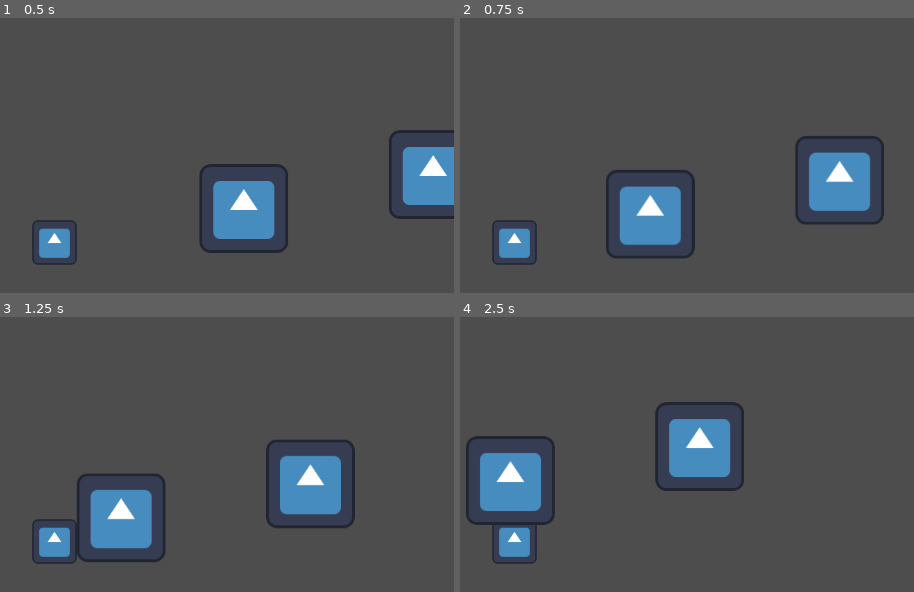
Above: before the commit, frames 1-4 (two rows, left to right).
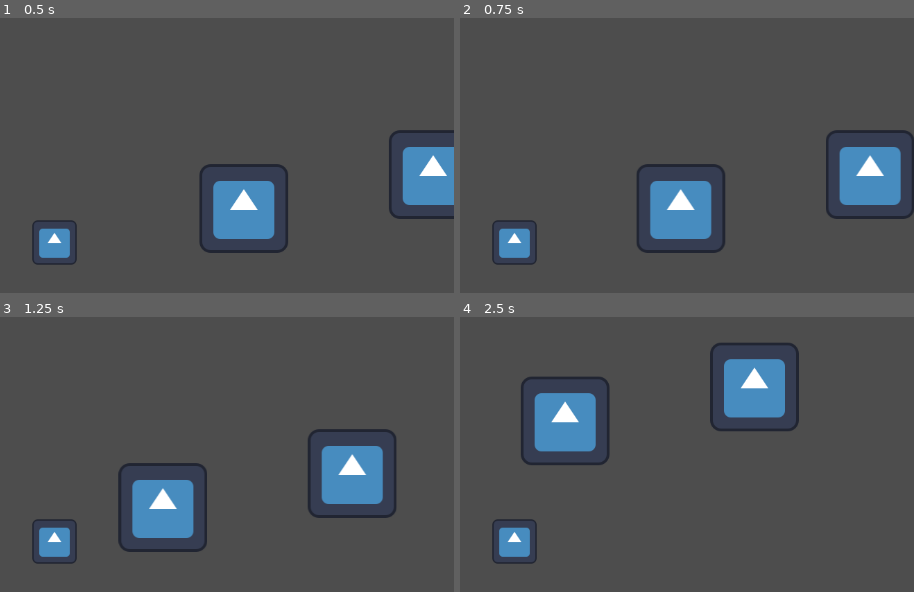
Above: after the commit, the same moments.

Repository: youknowedo/parasito
Game: Godot game, scene res://scenes/levels/Test.tscn
Two runs of this game, one before a commit and one after it. Both use one fixed random seed, a clock stepped at 60 frames per second and the inputs below. The engine's default icon, where the game draws it, is replaced by a stand-in: a white triangle on a blue panel in a dark square.
Inputs (mouse positions are in pixels of both pictures, inside the frame that each line leads up to):
- Up to frame 1 (0.5 s): no input
- Up to frame 2 (0.75 s): tap Enter at 0.5 s; move the mouse to (691, 218) at 0.52 s; hold D (moveRight, bound only before the commit) from 0.53 s (still down); click (691, 218) at 0.6 s
- Up to frame 3 (1.25 s): keep holding D (moveRight, bound only before the commit); right-click (231, 517) at 0.8 s
- Up to frame 4 (2.5 s): move the mouse to (outside the picture) at 1.27 s; release D (moveRight, bound only before the commit) at 1.28 s; hold S (moveDown, bound only before the commit) 1.28-2.03 s; right-click (outside the picture) at 1.35 s; tap E (tertiary_action, bound only after the commit) at 1.55, 2.1 s; move the mouse to (596, 443) at 2.02 s; hold D (moveRight, bound only before the commit) from 2.03 s (still down); click (596, 443) at 2.3 s

Frame 1 is identical in both runs. In frame 2, 9.3% of the frame differs, in the area x 32-100%, y 40-88%; in frame 3, 11%; in frame 4, 14%, in the area x 1-75%, y 9-76%.

Commit message:
wip: host actions

Diff:
--- a/project.godot
+++ b/project.godot
@@ -12,7 +12,7 @@
 
 config/name="parasito"
 run/main_scene="res://scenes/levels/Test.tscn"
-config/features=PackedStringArray("4.2", "Forward Plus")
+config/features=PackedStringArray("4.3", "Forward Plus")
 config/icon="res://icon.svg"
 
 [dotnet]
@@ -21,37 +21,42 @@
 
 [input]
 
-moveLeft={
+move_left={
 "deadzone": 0.5,
-"events": [Object(InputEventKey,"resource_local_to_scene":fa …(171 unchanged characters)… keycode":65,"key_label":0,"unicode":97,"echo":false,"script":null)
-, Object(InputEventKey,"resource_local_to_scene":false,"reso …(166 unchanged characters)… ode":4194319,"key_label":0,"unicode":0,"echo":false,"script":null)
+"events": [Object(InputEventKey,"resource_local_to_scene":fa …(171 unchanged characters)… keycode":65,"key_label":0,"unicode":97,"location":0,"echo":false,"script":null)
+, Object(InputEventKey,"resource_local_to_scene":false,"reso …(166 unchanged characters)… ode":4194319,"key_label":0,"unicode":0,"location":0,"echo":false,"script":null)
 ]
 }
-moveRight={
+move_right={
 "deadzone": 0.5,
-"events": [Object(InputEventKey,"resource_local_to_scene":fa …(172 unchanged characters)… eycode":68,"key_label":0,"unicode":100,"echo":false,"script":null)
-, Object(InputEventKey,"resource_local_to_scene":false,"reso …(166 unchanged characters)… ode":4194321,"key_label":0,"unicode":0,"echo":false,"script":null)
+"events": [Object(InputEventKey,"resource_local_to_scene":fa …(172 unchanged characters)… eycode":68,"key_label":0,"unicode":100,"location":0,"echo":false,"script":null)
+, Object(InputEventKey,"resource_local_to_scene":false,"reso …(166 unchanged characters)… ode":4194321,"key_label":0,"unicode":0,"location":0,"echo":false,"script":null)
 ]
 }
-moveUp={
+move_up={
 "deadzone": 0.5,
-"events": [Object(InputEventKey,"resource_local_to_scene":fa …(172 unchanged characters)… eycode":87,"key_label":0,"unicode":119,"echo":false,"script":null)
-, Object(InputEventKey,"resource_local_to_scene":false,"reso …(166 unchanged characters)… ode":4194320,"key_label":0,"unicode":0,"echo":false,"script":null)
+"events": [Object(InputEventKey,"resource_local_to_scene":fa …(172 unchanged characters)… eycode":87,"key_label":0,"unicode":119,"location":0,"echo":false,"script":null)
+, Object(InputEventKey,"resource_local_to_scene":false,"reso …(166 unchanged characters)… ode":4194320,"key_label":0,"unicode":0,"location":0,"echo":false,"script":null)
 ]
 }
-moveDown={
+move_down={
 "deadzone": 0.5,
-"events": [Object(InputEventKey,"resource_local_to_scene":fa …(172 unchanged characters)… eycode":83,"key_label":0,"unicode":115,"echo":false,"script":null)
-, Object(InputEventKey,"resource_local_to_scene":false,"reso …(166 unchanged characters)… ode":4194322,"key_label":0,"unicode":0,"echo":false,"script":null)
+"events": [Object(InputEventKey,"resource_local_to_scene":fa …(172 unchanged characters)… eycode":83,"key_label":0,"unicode":115,"location":0,"echo":false,"script":null)
+, Object(InputEventKey,"resource_local_to_scene":false,"reso …(166 unchanged characters)… ode":4194322,"key_label":0,"unicode":0,"location":0,"echo":false,"script":null)
 ]
 }
-primaryAction={
+primary_action={
 "deadzone": 0.5,
 "events": [Object(InputEventMouseButton,"resource_local_to_scene":false,"resource_name":"","device":-1,"window_id":0,"a …(257 unchanged characters)…
 ]
 }
-secondaryAction={
+secondary_action={
 "deadzone": 0.5,
 "events": [Object(InputEventMouseButton,"resource_local_to_scene":false,"resource_name":"","device":-1,"window_id":0,"a …(257 unchanged characters)…
 ]
 }
+tertiary_action={
+"deadzone": 0.5,
+"events": [Object(InputEventKey,"resource_local_to_scene":false,"resource_name":"","device":-1,"window_id":0,"alt_pressed":false,"shift_pressed":false,"ctrl_pressed":false,"meta_pressed":false,"pressed":false,"keycode":0,"physical_keycode":69,"key_label":0,"unicode":101,"location":0,"echo":false,"script":null)
+]
+}
--- a/scripts/Host.gd
+++ b/scripts/Host.gd
@@ -1,11 +1,20 @@
 extends CharacterBody2D
 class_name Host
 
-# Called when the node enters the scene tree for the first time.
-func _ready():
-	pass # Replace with function body.
+@export var dash_timer = 0.2
+@export var dash_force = 1000.0
 
+var player: Player = null
 
-# Called every frame. 'delta' is the elapsed time since the previous frame.
-func _process(_delta):
+var is_dashing = false
+var dash_direction = Vector2.ZERO
+
+func primary_action():
+	player.follow_host = true
+	is_dashing = true
+
+	var mouse_position = get_global_mouse_position()
+	dash_direction = (mouse_position - global_position).normalized() * dash_force
+
+func secondary_action():
 	pass
--- a/scripts/Player.gd
+++ b/scripts/Player.gd
@@ -1,4 +1,5 @@
 extends CharacterBody2D
+class_name Player
 
 @export var speed = 1000.0
 @export var lunge_force = 500.0
@@ -18,32 +19,49 @@
 
 			collision_mask = 0b0111
 	else:
-		move_input(delta)
+		handle_input(delta)
 
 	move_and_slide()
 
-func move_input(delta: float):
-	var input_direction = Input.get_vector("moveLeft", "moveRight", "moveUp", "moveDown")
+func handle_input(delta: float):
+	var input_direction = Input.get_vector("move_left", "move_right", "move_up", "move_down")
 
-	if !is_lunging && Input.is_action_just_pressed("primaryAction"):
-		is_lunging = true
-		lunge_timer = lunge_duration
+	if Input.is_action_just_pressed("primary_action"):
+		if host:
+			host.primary_action()
+		elif !is_lunging:
+			lunge()
 
-		collision_mask = 0b0011
+	elif Input.is_action_just_pressed("secondary_action"):
+		if host:
+			host.secondary_action()
 
-		var mouse_position = get_global_mouse_position()
-		lunge_direction = (mouse_position - global_position).normalized() * lunge_force
+	elif Input.is_action_just_pressed("tertiary_action"):
+		if host:
+			lunge()
 
-		if host:
-			host = null
-
-	velocity = (input_direction * speed * delta * 100) if !is_lunging else lunge_direction
+	else:
+		velocity = host.velocity if host else lunge_direction if is_lunging else (input_direction * speed * delta * 100)
 
 	if host:
-		host.position = global_position
+		velocity = host.velocity
+
+func lunge():
+	is_lunging = true
+	lunge_timer = lunge_duration
+
+	collision_mask = 0b0011
+
+	var mouse_position = get_global_mouse_position()
+	lunge_direction = (mouse_position - global_position).normalized() * lunge_force
+
+	if host:
+		host.player = null
+		host = null
 
 func _on_body_entered(body: Host) -> void:
 	host = body
+	host.player = self
 	position = body.global_position
 
 	is_lunging = false
